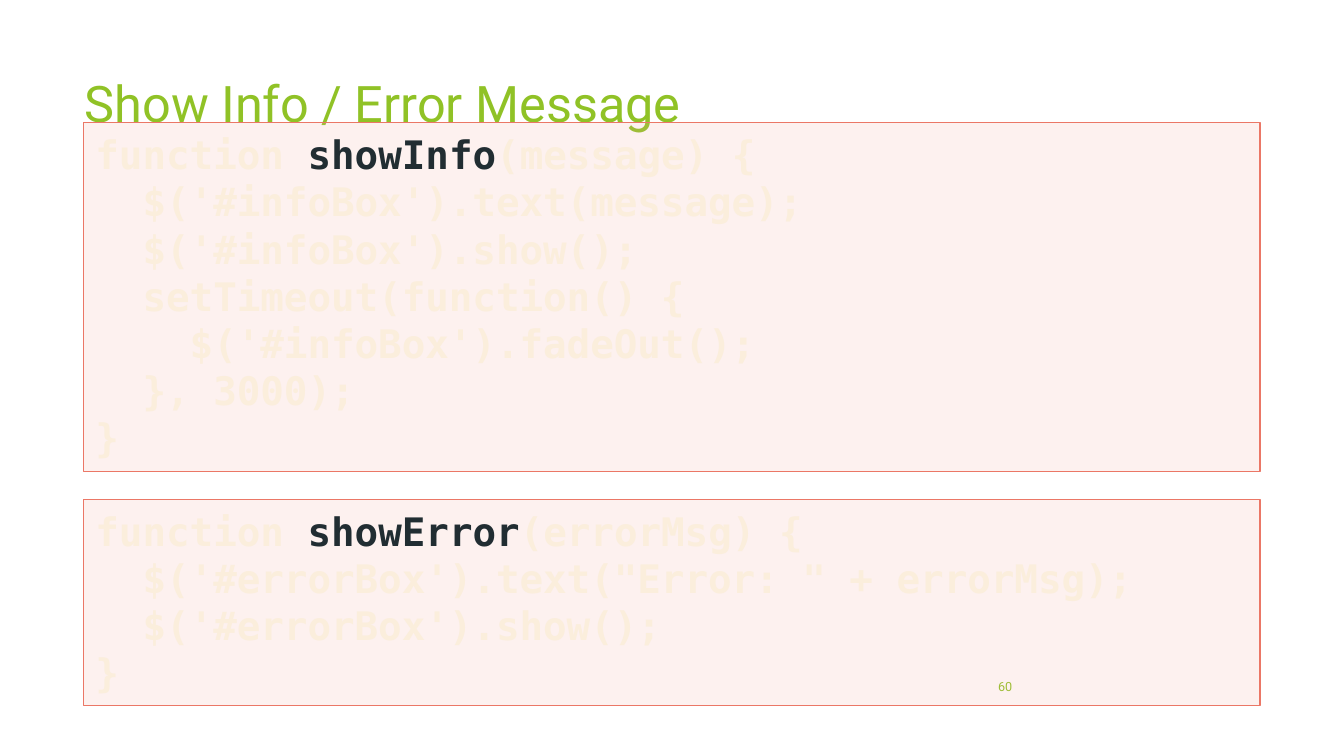
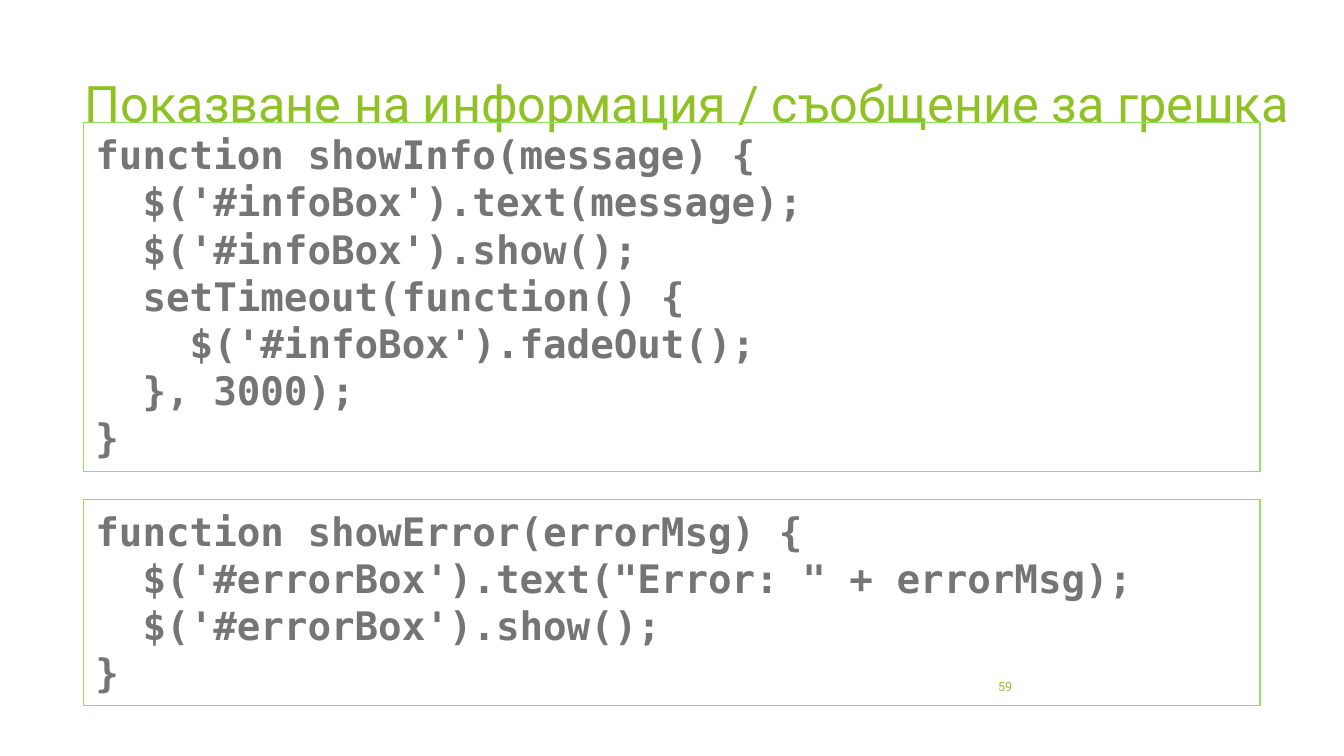
Before and after one commit to profjordanov/hybrid-app-development, a slide deck: slide 59 of 03. Async JS/tasks.pptx (slide 60 before the commit). Drawn at 1344x756 pixels with LibreOffice and Linux fonts; fonts in the diff are those of the drawing. Boxes give left, top, right and bottom in pixels: in the first picture for what was removed or moved away, otherwise in the second. Text is boxed around its words. In the diff, an @@ line names an element or a change of style, - is before the commit and + after.

```diff
--- a/03. Async JS/tasks.pptx
+++ b/03. Async JS/tasks.pptx
@@ title at <box>85,83,1289,134</box>: text changed @@
-Show Info / Error Message
+Показване на информация / съобщение за грешка
@@ rectangle "function showInfo(message) {" at <box>84,123,1260,472</box>: text colour #FBEEDC to #767676; text colour #212D32 to #767676 in "showInfo(message)"; fill #F2A499 at 15% opacity to none; outline #EB7766 1 pt to #94DE61 1 pt @@
@@ rectangle "function showError(errorMsg) {" at <box>84,500,1260,706</box>: text colour #FBEEDC to #767676; text colour #212D32 to #767676 in "showError(errorMsg)"; fill #F2A499 at 15% opacity to none; outline #EB7766 1 pt to #94DE61 1 pt @@
@@ page number at <box>998,682,1012,691</box>: text changed @@
-60
+59
```
Also in this commit, not shown: 50 other slides changed, 9 slides added, 13 slides removed, 1 other file.
